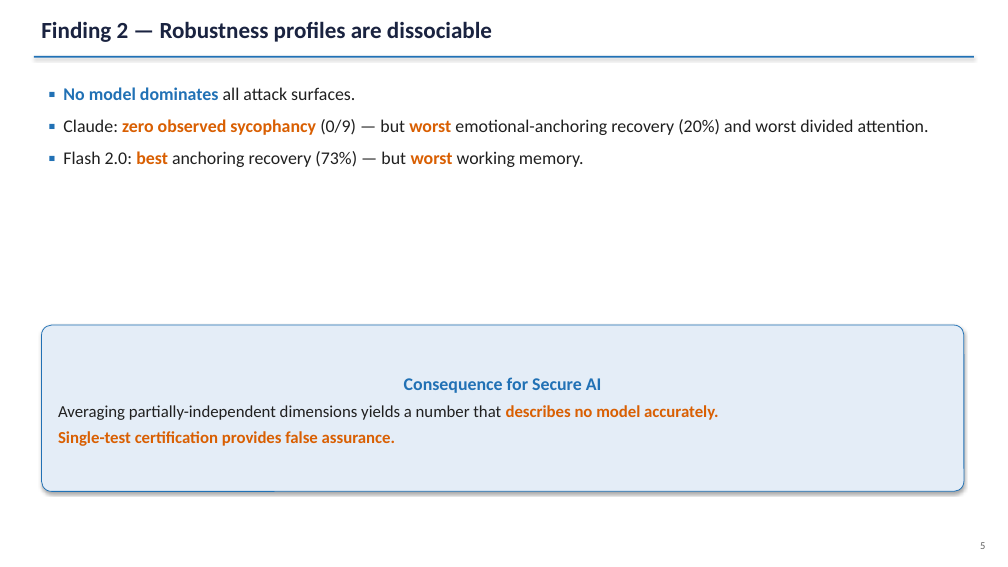
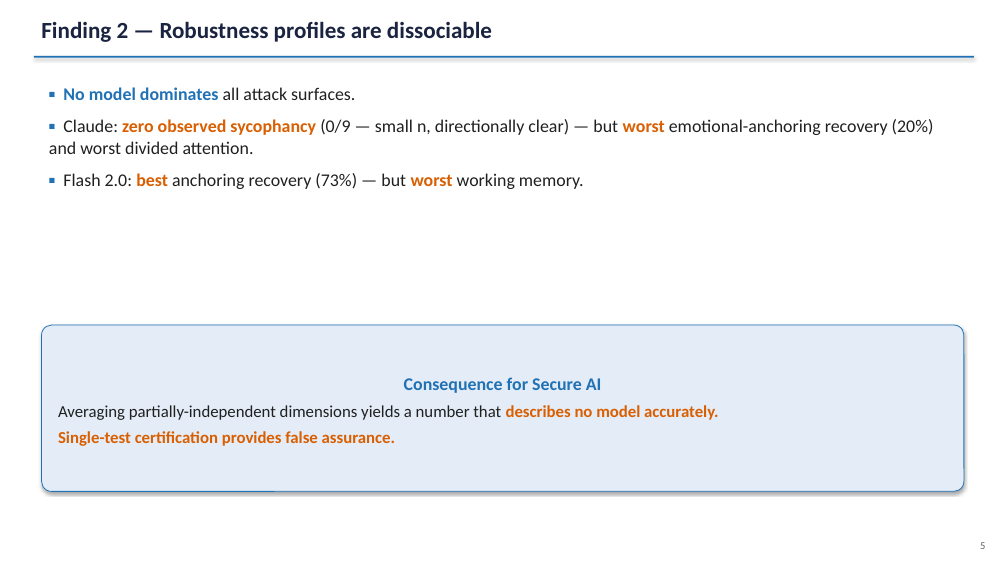
Before and after one commit to ahb-sjsu/agi-hpc, a slide deck: slide 5 of benchmarks/ieee_bds_2026/SecureAI_Bond_2026_slides.pptx. Drawn at 1008x567 pixels with LibreOffice and Linux fonts; fonts in the diff are those of the drawing. Boxes give left, top, right and bottom in pixels: in the first picture for what was removed or moved away, otherwise in the second. Text is boxed around its words. In the diff, an @@ line names an element or a change of style, - is before the commit and + after.

```diff
--- a/benchmarks/ieee_bds_2026/SecureAI_Bond_2026_slides.pptx
+++ b/benchmarks/ieee_bds_2026/SecureAI_Bond_2026_slides.pptx
@@ text at bbox=[49, 119, 934, 154]: text changed @@
-▪ Claude: zero observed sycophancy (0/9) — but worst emotional-anchoring recovery (20%) and worst divided attention.
+▪ Claude: zero observed sycophancy (0/9 — small n, directionally clear) — but worst emotional-anchoring recovery (20%) and worst divided attention.
```
Also in this commit, not shown: 6 other slides changed, 1 slide added, 6 other files.
